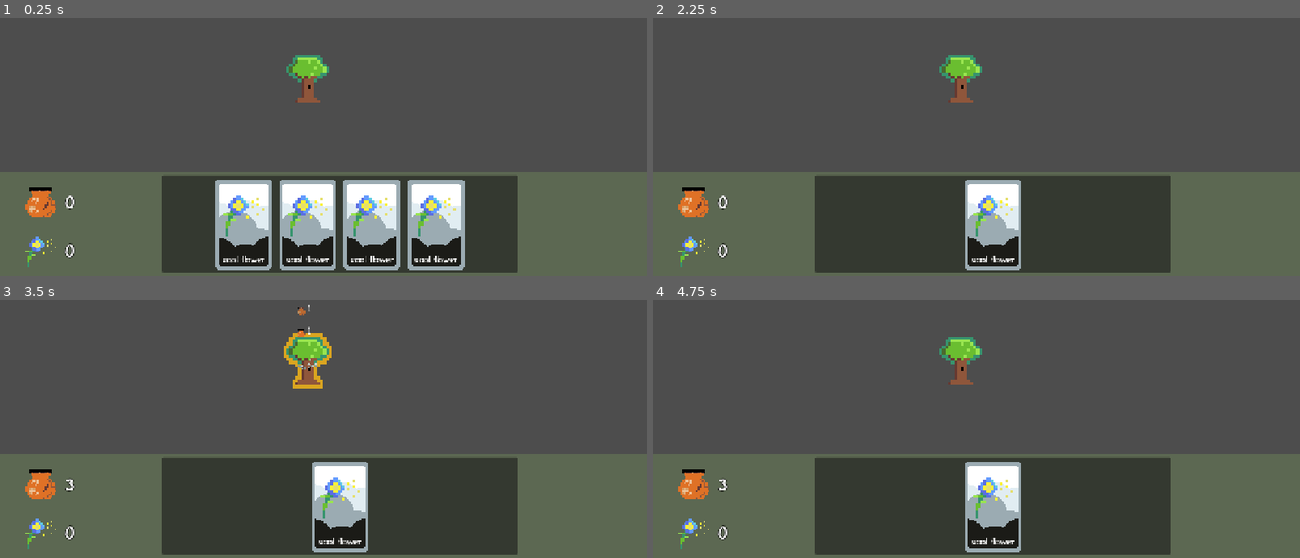
Above: before the commit, frames 1-4 (two rows, left to right).
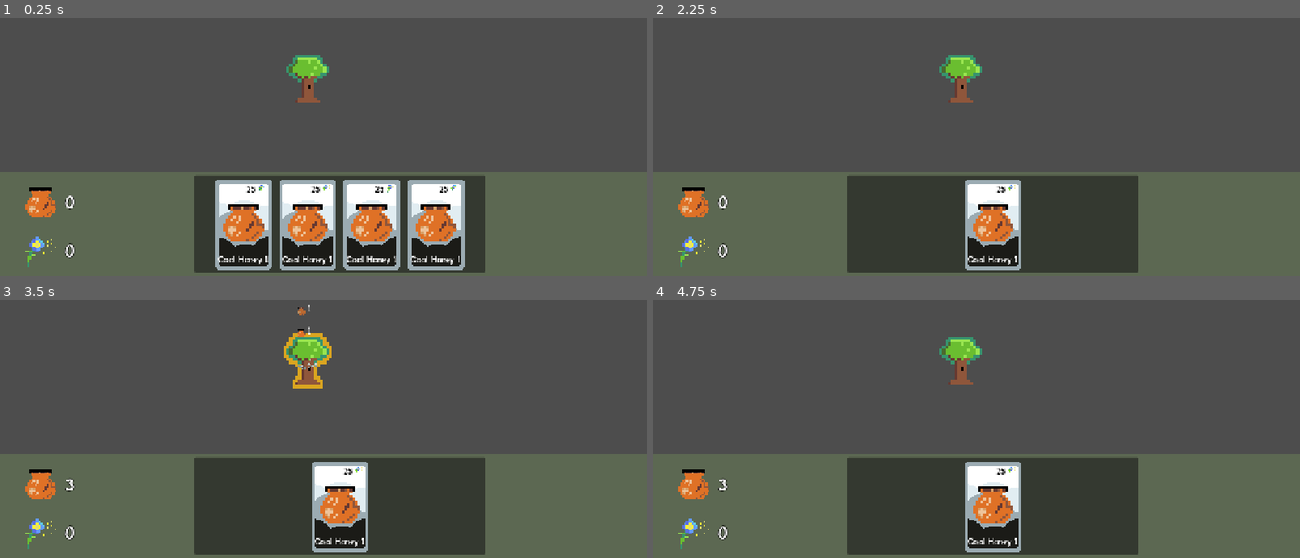
Above: after the commit, the same moments.

Repository: starcereal/project-bears
Game: Godot game, scene res://Scenes/World/world.tscn
Same seed, same stepped clock (60 frames per second), same inputs: the game is played once before the commit and once after it. Sound files missing from this copy of the repository are replaced by a short silence.
Inputs (mouse positions are in pixels of both pictures, inside the frame that each line leads up to):
- Up to frame 1 (0.25 s): no input
- Up to frame 2 (2.25 s): click (898, 224) at 0.52 s; click (931, 224) at 1.27 s; click (963, 224) at 2.02 s
- Up to frame 3 (3.5 s): tap Enter at 2.75 s; move the mouse to (310, 359) at 2.77 s; press the mouse at (310, 359) at 2.78 s
- Up to frame 4 (4.75 s): move the mouse to (847, 395) at 3.52 s; release the mouse at (847, 395) at 3.53 s; click (847, 395) at 3.6 s; tap Space at 4.25 s; move the mouse to (outside the picture) at 4.27 s; press the mouse at (outside the picture) at 4.28 s

The runs differ from the first frame. In frame 1, 7.6% of the frame differs, in the area x 25-80%, y 61-99%; in frame 2, 4.7%; in frame 3, 4.7%; in frame 4, 4.7%.

Commit message:
upgrade_card will reflect what item it is from DB

Diff:
--- a/Scenes/UI/hud.tscn
+++ b/Scenes/UI/hud.tscn
@@ -36,9 +36,9 @@
 anchor_top = 0.5
 anchor_right = 0.5
 anchor_bottom = 0.5
-offset_left = -320.0
+offset_left = -256.0
 offset_top = -96.0
-offset_right = 384.0
+offset_right = 320.0
 offset_bottom = 96.0
 grow_horizontal = 2
 grow_vertical = 2
@@ -46,7 +46,7 @@
 [node name="UpgradeContainer" type="HBoxContainer" parent="UpgradeContainer/UpgradeContainerBackground"]
 layout_mode = 0
 offset_top = 8.0
-offset_right = 704.0
+offset_right = 576.0
 offset_bottom = 192.0
 theme_override_constants/separation = 15
 alignment = 1
--- a/Scenes/UI/upgrade_card.tscn
+++ b/Scenes/UI/upgrade_card.tscn
@@ -1,9 +1,22 @@
-[gd_scene load_steps=5 format=3 uid="uid://cbsdptvmm6com"]
+[gd_scene load_steps=11 format=3 uid="uid://cbsdptvmm6com"]
 
 [ext_resource type="Script" uid="uid://ddqv6imwnowgx" path="res://Scripts/UI/upgrade_card.gd" id="1_djitu"]
 [ext_resource type="Texture2D" uid="uid://dmf8o2xs443uk" path="res://Assets/UI/whitecardback.png" id="1_i5unv"]
 [ext_resource type="Texture2D" uid="uid://bjwk8n6l66rrl" path="res://Assets/UI/Icons/pollenicon.png" id="2_djitu"]
-[ext_resource type="AudioStream" uid="uid://xmapbsamxu2h" path="res://Assets/Sounds/SFX/Cards/240776__f4ngy__card-flip.wav" id="4_t8bxp"]
+[ext_resource type="AudioStream" uid="uid://b5beppas5vipy" path="res://Assets/Sounds/SFX/Cards/Coin Bag Drop Wood A.wav" id="4_ua3pj"]
+[ext_resource type="AudioStream" uid="uid://f80rmvgi2wl7" path="res://Assets/Sounds/SFX/Cards/Coin Bag Drop Wood B.wav" id="5_si1xg"]
+[ext_resource type="AudioStream" uid="uid://dc3iewak3yk13" path="res://Assets/Sounds/SFX/Cards/Coin Bag Drop Wood C.wav" id="6_pmi3y"]
+[ext_resource type="AudioStream" uid="uid://iwy4eijroae7" path="res://Assets/Sounds/SFX/Cards/Coin Bag Drop Wood D.wav" id="7_tvajg"]
+[ext_resource type="AudioStream" uid="uid://8w0kumtq56cg" path="res://Assets/Sounds/SFX/Cards/Coin Bag Drop Wood E.wav" id="8_f6geb"]
+[ext_resource type="Texture2D" uid="uid://bjthxe4a788i5" path="res://Assets/UI/Icons/honeyicon.png" id="9_si1xg"]
+
+[sub_resource type="AudioStreamRandomizer" id="AudioStreamRandomizer_4qpks"]
+streams_count = 5
+stream_0/stream = ExtResource("4_ua3pj")
+stream_1/stream = ExtResource("5_si1xg")
+stream_2/stream = ExtResource("6_pmi3y")
+stream_3/stream = ExtResource("7_tvajg")
+stream_4/stream = ExtResource("8_f6geb")
 
 [node name="UpgradeCard" type="Control"]
 custom_minimum_size = Vector2(112, 180)
@@ -30,12 +43,27 @@
 vertical_alignment = 1
 
 [node name="UpgradeIcon" type="Sprite2D" parent="."]
-position = Vector2(56, 72)
+position = Vector2(56, 88)
 scale = Vector2(5, 5)
 texture = ExtResource("2_djitu")
 
-[node name="CardSound" type="AudioStreamPlayer2D" parent="."]
-stream = ExtResource("4_t8bxp")
+[node name="BuySound" type="AudioStreamPlayer2D" parent="."]
+stream = SubResource("AudioStreamRandomizer_4qpks")
+
+[node name="CostLabel" type="Label" parent="."]
+layout_mode = 0
+offset_left = 8.0
+offset_top = 8.0
+offset_right = 80.0
+offset_bottom = 32.0
+theme_override_colors/font_color = Color(0, 0, 0, 1)
+text = "16"
+horizontal_alignment = 2
+vertical_alignment = 1
+
+[node name="CostIcon" type="Sprite2D" parent="."]
+position = Vector2(94, 18)
+texture = ExtResource("9_si1xg")
 
 [connection signal="pressed" from="TextureButton" to="." method="_on_texture_button_pressed"]
-[connection signal="finished" from="CardSound" to="." method="_on_card_sound_finished"]
+[connection signal="finished" from="BuySound" to="." method="_on_buy_sound_finished"]
--- a/Scripts/UI/hud.gd
+++ b/Scripts/UI/hud.gd
@@ -1,5 +1,6 @@
 extends CanvasLayer
 @onready var honey_label: Label = $HoneyLabelContainer/HoneyLabel
+@onready var upgrade_card : Object = GlobalPreloads.upgrade_card
 
 #TODO card pulling mechanics
 # create a deck
@@ -47,4 +48,6 @@
 		return null
 
 func populate_upgrade_container():
-	pass
+	while current_options < 4:
+		var new_upgrade_card = upgrade_card.instantiate()
+		#new_upgrade_card.
--- a/Scripts/UI/upgrade_card.gd
+++ b/Scripts/UI/upgrade_card.gd
@@ -1,11 +1,37 @@
 extends Control
-@onready var card_sound: AudioStreamPlayer2D = $CardSound
+
+@onready var buy_sound: AudioStreamPlayer2D = $BuySound
+@onready var upgrade_name: Label = $UpgradeLabel
+@onready var hud = get_tree().get_first_node_in_group("hud")
+@onready var upgrade_icon: Sprite2D = $UpgradeIcon
+@onready var cost_label: Label = $CostLabel
+@onready var cost_icon: Sprite2D = $CostIcon
+
+var item = null
+
+signal selected_upgrade(upgrade)
+
+func _ready() -> void:
+	connect("selected_upgrade", Callable(hud, "upgrade_character"))
+	if item == null:
+		item = "honey1"
+
+	if UpgradesDb.UPGRADES[item]["costttype"] == "honey":
+		cost_icon.texture = preload("res://Assets/UI/Icons/honeyicon.png")
+	elif UpgradesDb.UPGRADES[item]["costttype"] == "pollen":
+		cost_icon.texture = preload("res://Assets/UI/Icons/pollenicon.png")
+
+	upgrade_name.text = UpgradesDb.UPGRADES[item]["displayname"]
+	upgrade_icon.texture = load(UpgradesDb.UPGRADES[item]["icon"])
+	cost_label.text = str(UpgradesDb.UPGRADES[item]["basecost"])
 
 
 func _on_texture_button_pressed() -> void:
-	hide()
-	card_sound.play()
 
 
-func _on_card_sound_finished() -> void:
+	hide()
+	buy_sound.play()
+
+
+func _on_buy_sound_finished() -> void:
 	queue_free()
--- a/Scripts/Utility/GlobalPreloads.gd
+++ b/Scripts/Utility/GlobalPreloads.gd
@@ -1,3 +1,4 @@
 extends Node
 
 var ResourceLabelParticle : Object = preload("res://Scenes/UI/resource_label_particle.tscn")
+var upgrade_card : Object = preload("res://Scenes/UI/upgrade_card.tscn")
--- a/Scripts/Utility/UpgradesDB.gd
+++ b/Scripts/Utility/UpgradesDB.gd
@@ -14,8 +14,8 @@
 		"icon": ICON_PATH + "honeyicon.png",
 		"displayname": "Cool Honey 1",
 		"description": "Increase the power of your clicks.",
-		"costttype": "honey",
-		"basecost": 11,
+		"costttype": "pollen",
+		"basecost": 25,
 		"prerequisite": []
 	},
 	"pollen1": {
@@ -23,15 +23,15 @@
 		"displayname": "Pollen Fever",
 		"description": "Increase the power of your clicks.",
 		"costttype": "honey",
-		"basecost": 11,
+		"basecost": 30,
 		"prerequisite": []
 	},
 	"honey2": {
 		"icon": ICON_PATH + "honeyicon.png",
 		"displayname": "Cool Honey 1",
 		"description": "Increase the power of your clicks.",
-		"costttype": "honey",
-		"basecost": 11,
+		"costttype": "pollen",
+		"basecost": 30,
 		"prerequisite": []
 	},
 	"pollen2": {
@@ -39,15 +39,15 @@
 		"displayname": "awesome pollen 2",
 		"description": "Increase the power of your clicks.",
 		"costttype": "honey",
-		"basecost": 11,
+		"basecost": 100,
 		"prerequisite": []
 	},
 	"honey3": {
 		"icon": ICON_PATH + "honeyicon.png",
 		"displayname": "Cool Honey 1",
 		"description": "Increase the power of your clicks.",
-		"costttype": "honey",
-		"basecost": 11,
+		"costttype": "pollen",
+		"basecost": 45,
 		"prerequisite": []
 	},
 	"pollen3": {
@@ -55,7 +55,7 @@
 		"displayname": "Cool flower 3",
 		"description": "Drops a cool flower.",
 		"costttype": "honey",
-		"basecost": 11,
+		"basecost": 100,
 		"prerequisite": []
 	},
 	#endregion
Not shown, removed: Assets/Sounds/SFX/Cards/240776__f4ngy__card-flip.wav.import
Not shown, removed: Assets/Sounds/SFX/Cards/240777__f4ngy__dealing-card.wav.import
Not shown, added: Assets/Sounds/SFX/Cards/Coin Bag Drop Wood A.wav.import
Not shown, added: Assets/Sounds/SFX/Cards/Coin Bag Drop Wood B.wav.import
Not shown, added: Assets/Sounds/SFX/Cards/Coin Bag Drop Wood C.wav.import
Not shown, added: Assets/Sounds/SFX/Cards/Coin Bag Drop Wood D.wav.import
Not shown, added: Assets/Sounds/SFX/Cards/Coin Bag Drop Wood E.wav.import
Not shown, removed: Assets/Sounds/SFX/Cards/240776__f4ngy__card-flip.wav
Not shown, removed: Assets/Sounds/SFX/Cards/240777__f4ngy__dealing-card.wav
Not shown, added: Assets/Sounds/SFX/Cards/Coin Bag Drop Wood A.wav
Not shown, added: Assets/Sounds/SFX/Cards/Coin Bag Drop Wood B.wav
Not shown, added: Assets/Sounds/SFX/Cards/Coin Bag Drop Wood C.wav
(and 2 more such lines)
